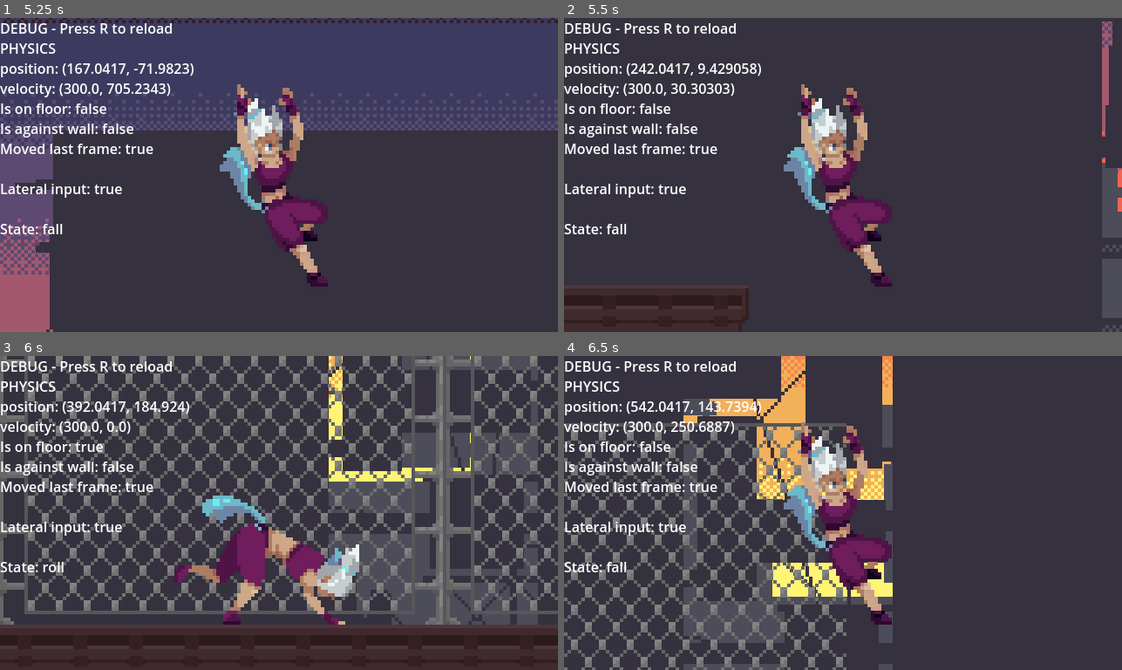
Above: before the commit, frames 1-4 (two rows, left to right).
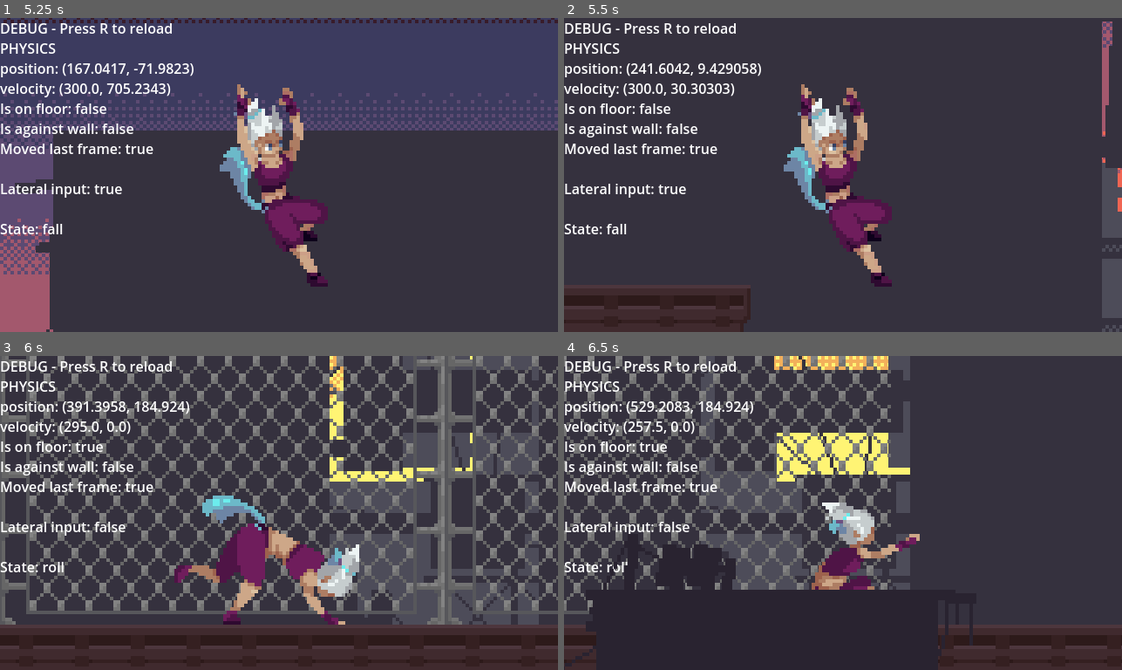
Above: after the commit, the same moments.

Repository: Hugo-Carbiener/Godot-project
Game: Godot game, scene res://scenes/main-scene.tscn
Same seed, same stepped clock (60 frames per second), same inputs: the game is played once before the commit and once after it. The engine's default icon, where the game draws it, is replaced by a stand-in: a white triangle on a blue panel in a dark square.
Inputs:
- Up to frame 1 (5.25 s): tap R (reload) every 0.75 s from 0.5 to 4.25 s; hold D (direction-right) 0.53-2.03 s; tap Space (jump) at 0.6, 0.77, 1.07, 1.52, 1.55, 1.82, 2.1, 3.02, 3.05, 3.32, 3.6, 3.77, 4.07, 4.52, 4.55, 4.82, 5.1 s; tap Shift (slide) at 1.35, 2.85, 4.35 s; hold A (direction-left) 2.03-4.28 s; hold D (direction-right) from 4.28 s (still down)
- Up to frame 2 (5.5 s): keep holding D (direction-right)
- Up to frame 3 (6 s): keep holding D (direction-right); tap Shift (slide) at 5.85 s
- Up to frame 4 (6.5 s): keep holding D (direction-right); tap Space (jump) at 6.02, 6.05, 6.32 s

Frame 1 is identical in both runs. In frame 2, 0.3% of the frame differs, in the area x 6-100%, y 1-100%; in frame 3, 13%; in frame 4, 36%, in the area x 0-100%, y 0-100%.

Commit message:
Prevent slide during roll

Diff:
--- a/assets/scritps/InputManager.gd
+++ b/assets/scritps/InputManager.gd
@@ -2,7 +2,7 @@
 class_name InputManager
 
 @onready
-var stateMachine = $"../Main character/StateMachine"
+var state_machine = $"../Main character/StateMachine"
 static var JUMP_ACTION_KEY = "jump"
 static var SLIDE_ACTION_KEY = "slide"
 static var RELOAD_ACTION_KEY = "reload"
@@ -13,20 +13,22 @@
 
 
 func _process(delta: float) -> void:
+	if !state_machine.current_state.allow_input(): return
+
 	if Input.is_action_pressed("direction-left"):
-		stateMachine.current_state.update_lateral_speed(-1, delta)
+		state_machine.current_state.update_lateral_speed(-1, delta)
 
 	if Input.is_action_pressed("direction-right"):
-		stateMachine.current_state.update_lateral_speed(1, delta)
+		state_machine.current_state.update_lateral_speed(1, delta)
 
 	if Input.is_action_just_pressed(JUMP_ACTION_KEY):
-		stateMachine.transition_to(PlayerJump.get_state_name())
+		state_machine.transition_to(PlayerJump.get_state_name())
 
-	if Input.is_action_just_released(JUMP_ACTION_KEY) and stateMachine.current_state is PlayerJump:
-		(stateMachine.current_state as PlayerJump).on_jump_early_release()
+	if Input.is_action_just_released(JUMP_ACTION_KEY) and state_machine.current_state is PlayerJump:
+		(state_machine.current_state as PlayerJump).on_jump_early_release()
 
 	if Input.is_action_just_pressed(SLIDE_ACTION_KEY):
-		stateMachine.transition_to(PlayerSlide.get_state_name())
+		state_machine.transition_to(PlayerSlide.get_state_name())
 
 	if Input.is_action_just_pressed(RELOAD_ACTION_KEY):
 		get_tree().reload_current_scene()
--- a/assets/scritps/statemachine/states/PlayerRoll.gd
+++ b/assets/scritps/statemachine/states/PlayerRoll.gd
@@ -29,4 +29,5 @@
 		return
 	pass
 
+func allow_input() -> bool : return false
 func prevents_drag() -> bool : return true
--- a/assets/scritps/statemachine/states/State.gd
+++ b/assets/scritps/statemachine/states/State.gd
@@ -50,5 +50,6 @@
 
 func modify_animation(animationControler : AnimatedSprite2D) : return
 func allow_lateral_movement() -> bool: return true;
+func allow_input() -> bool : return true;
 func sprite_is_reversed() -> bool:	return false;
 func prevents_drag() -> bool: return false
